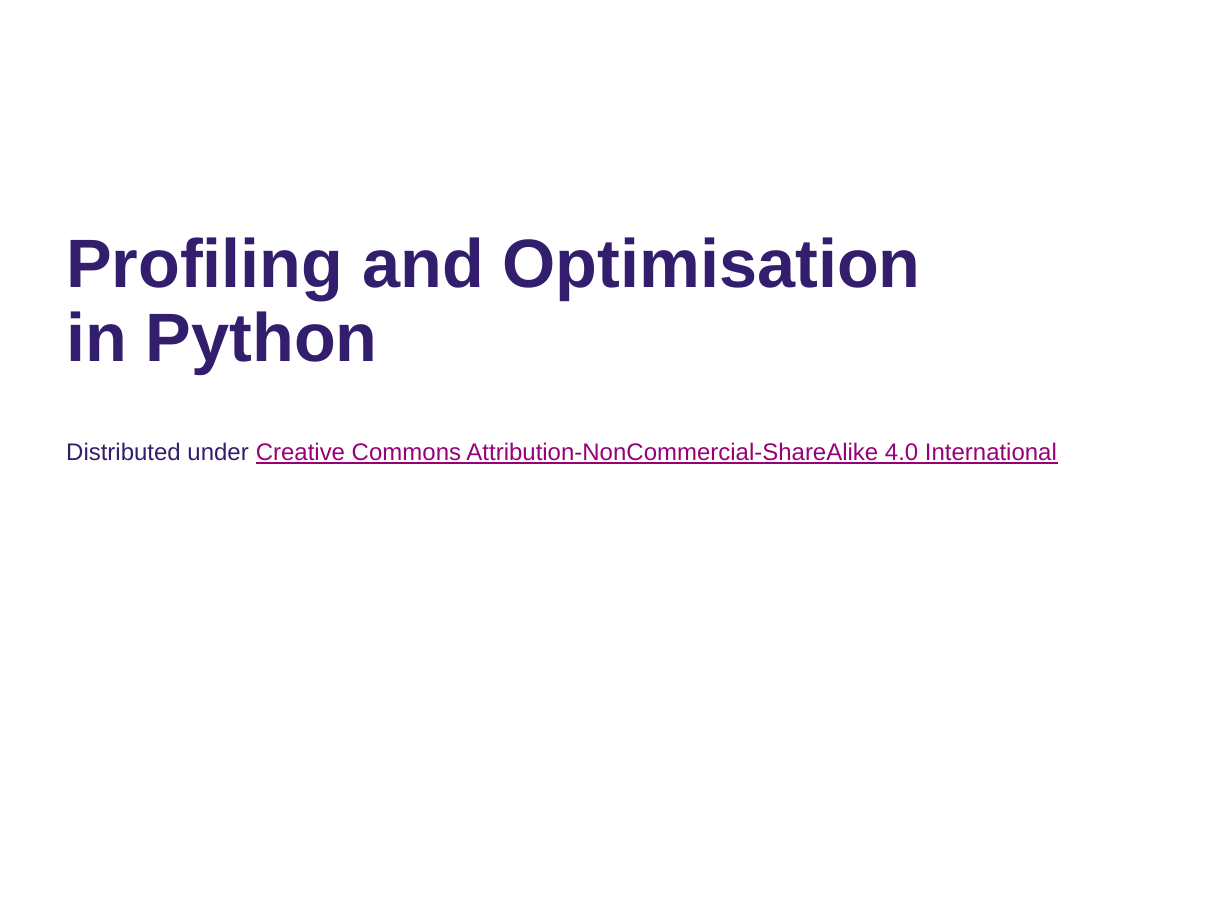
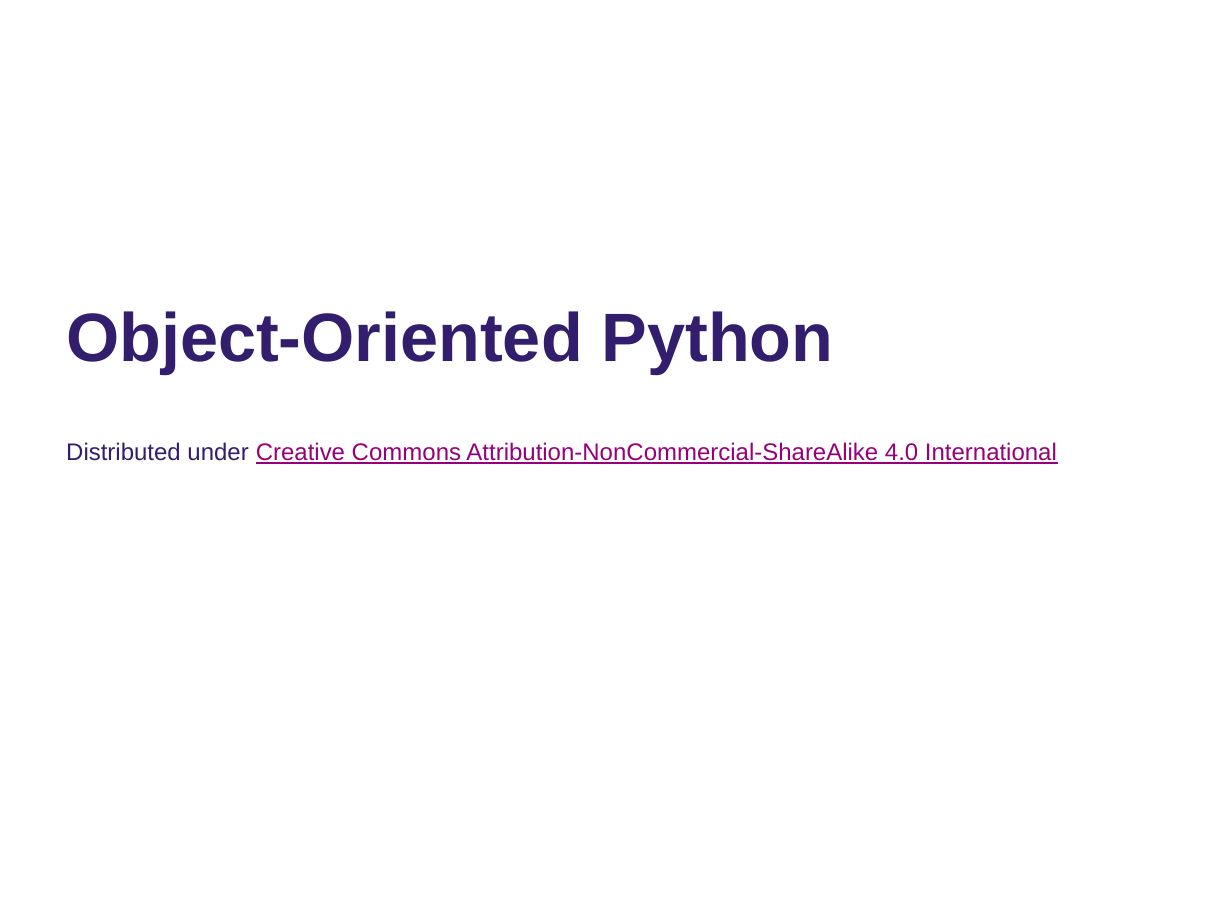
Before and after one commit to ImperialCollegeLondon/RCDS-object-oriented-python, a slide deck: slide 6 of Object-Oriented Python Slides.pptx. Drawn at 1232x924 pixels with LibreOffice and Linux fonts; fonts in the diff are those of the drawing; background and template pictures are left out. Boxes give left, top, right and bottom in pixels: in the first picture for what was removed or moved away, otherwise in the second. Text is boxed around its words. In the diff, an @@ line names an element or a change of style, - is before the commit and + after.

```diff
--- a/Object-Oriented Python Slides.pptx
+++ b/Object-Oriented Python Slides.pptx
@@ title at (66,311,834,374): text changed @@
-Profiling and Optimisation in Python
+Object-Oriented Python
```
Also in this commit, not shown: 2 other slides changed.
